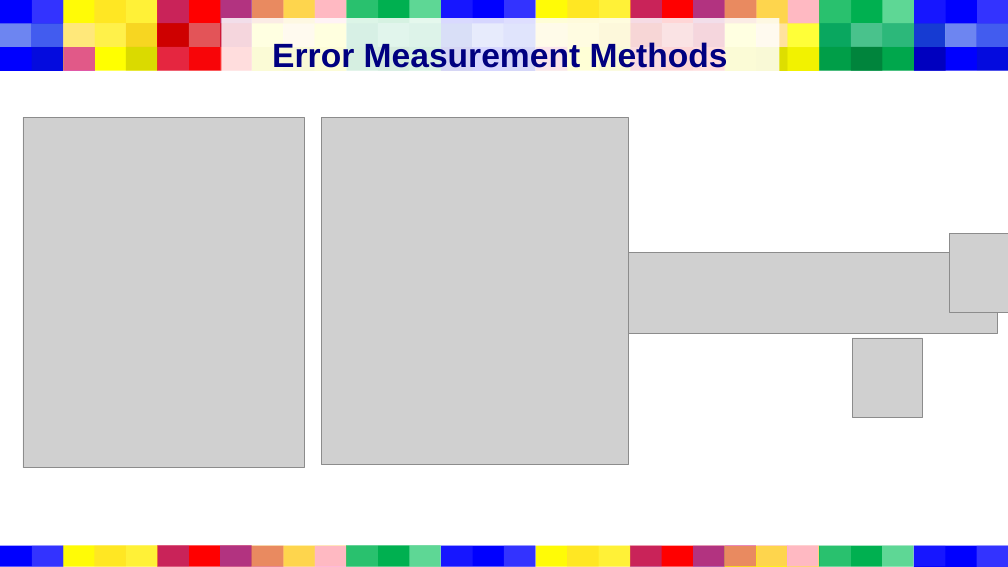
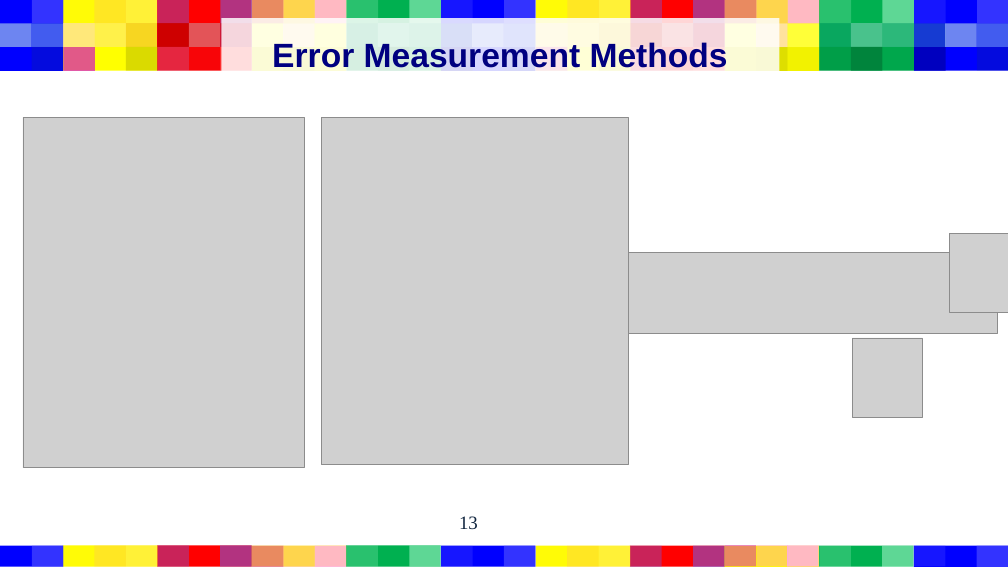
Before and after one commit to Filipe-Cavalheiro/TAPDI, a slide deck: slide 13 of Paper_Presentation.pptx (slide 12 before the commit). Drawn at 1008x567 pixels with LibreOffice and Linux fonts; fonts in the diff are those of the drawing; grey boxes stand for pictures. Boxes give left, top, right and bottom in pixels: in the first picture for what was removed or moved away, otherwise in the second. Text is boxed around its words. In the diff, an @@ line names an element or a change of style, - is before the commit and + after.

```diff
--- a/Paper_Presentation.pptx
+++ b/Paper_Presentation.pptx
@@ page number added at bbox=[459, 516, 478, 529], 18 pt, text #0F243E @@
+13
```
Also in this commit, not shown: 14 other slides changed, 1 slide added, 1 other file.
